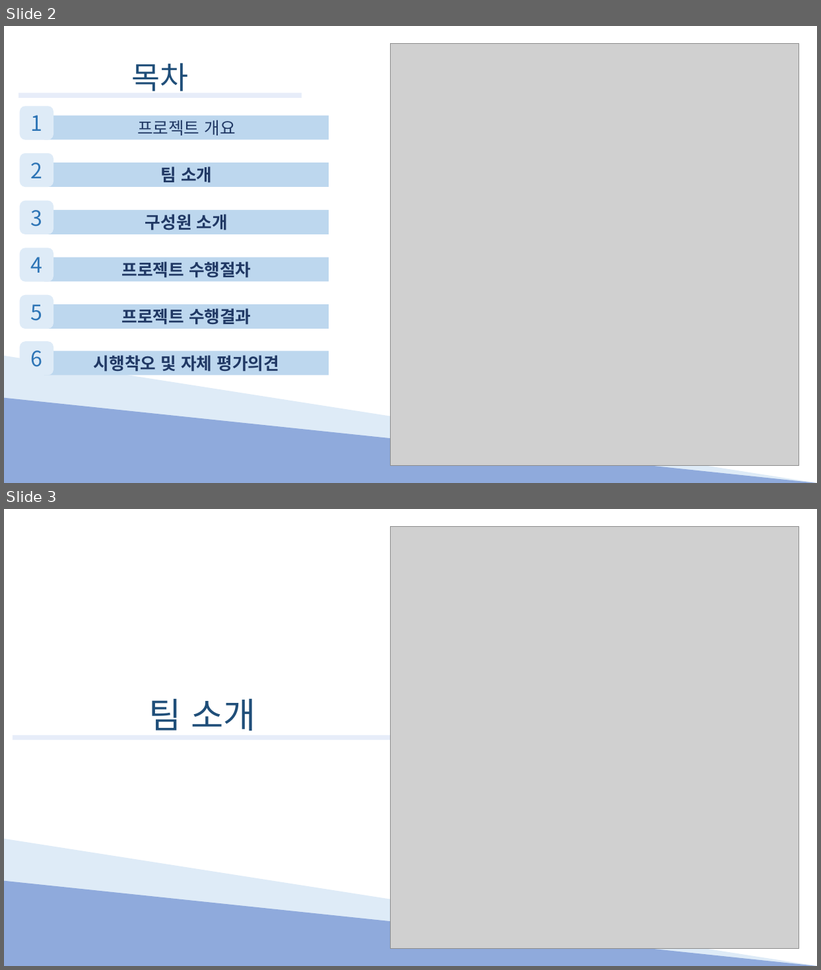
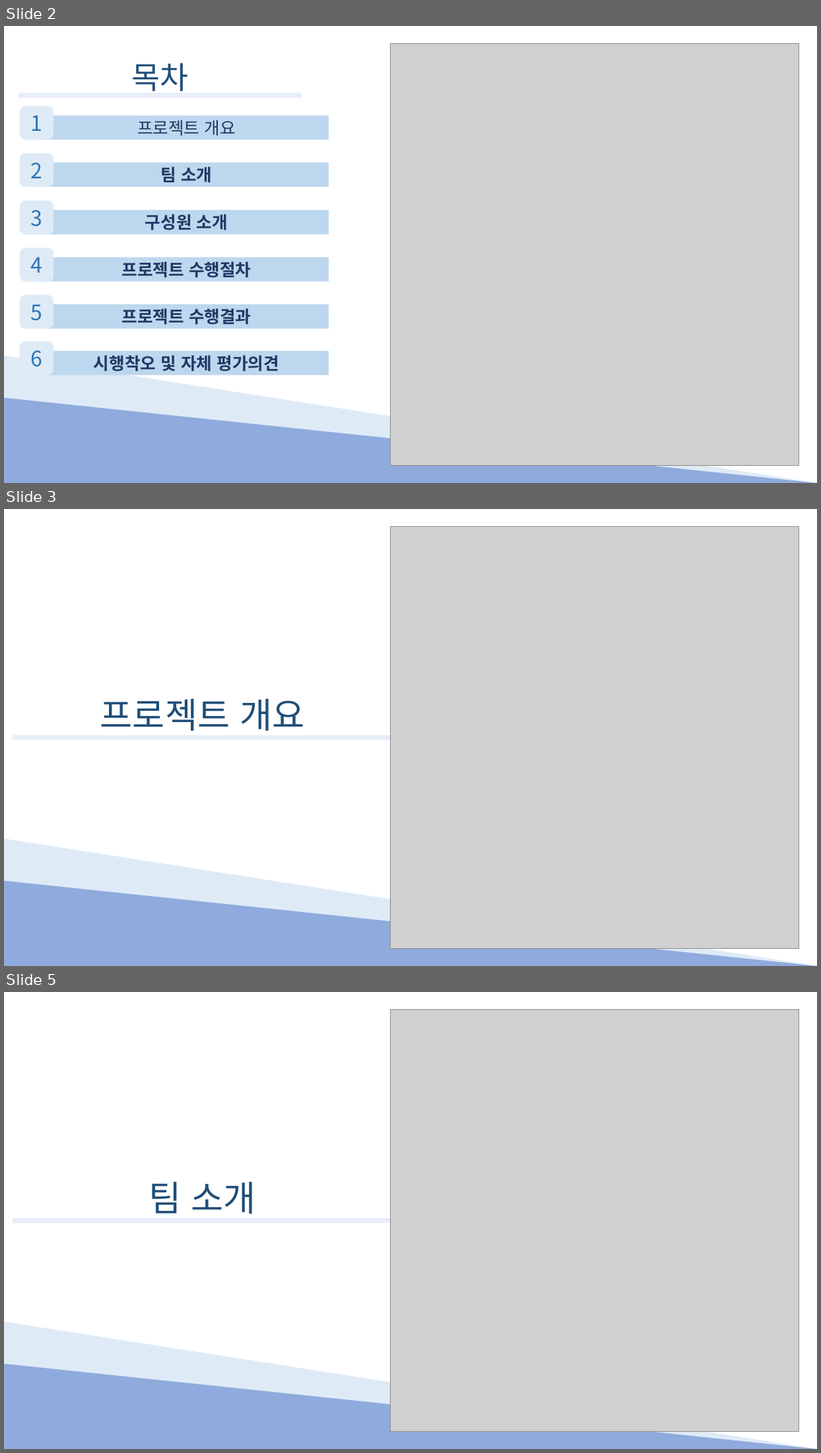
Before and after one commit to Hyno2/C-project, a slide deck: PPT/System.pptx. Shown one above the other, each under a label of ours: slides 2 and 3 before the commit, slides 2, 3 and 5 after it; the slides between them are not shown. The pictures are 821x970 and 821x1453 pixels, drawn with LibreOffice and Linux fonts; fonts in the diff are those of the drawing; grey boxes stand for pictures. Boxes give left, top, right and bottom in pixels: in the first picture for what was removed or moved away, otherwise in the second. Text is boxed around its words. In the diff, an @@ line names an element or a change of style, - is before the commit and + after.

```diff
--- a/PPT/System.pptx
+++ b/PPT/System.pptx
@@ slide 3 added at [4,509,817,966], background #FFFFFF @@
@@ picture added at [391,527,799,949] @@
@@ text added at [100,698,304,731], 50 pt, text #1F4E79 @@
+프로젝트 개요
@@ rectangle added at [13,735,391,740], fill #E7EDF9 @@
@@ right triangle added at [4,839,817,966], fill #DEEBF7 @@
@@ right triangle added at [4,881,817,966], fill #8FAADC @@
@@ what was slide 3 is now slide 5 @@
```
Also in this commit, not shown: 1 other slide added.
